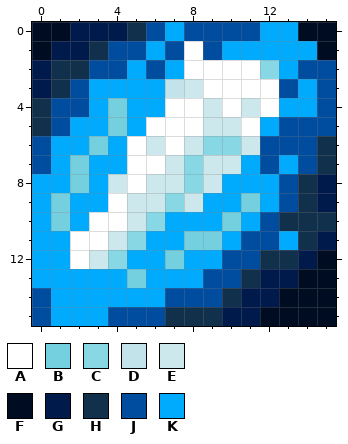
Two versions of one pixel-art sprite, img/spells/icicle.png. Above is the file before it was changed.
The file is 16x16 pixels.
Palette (. is transparent): A #ffffff  B #74cfdf  C #87d7e4  D #c2e3e9  E #cce8ed  F #000c22  G #001a4b  H #11304b  J #004c9f  K #00abfd
Pixels before, first column x 0:
 0 FFGGGHJKJJJJKKFF
 1 FGGHJJKJAJKKKKKF
 2 GHHJJKJKAAAACKJJ
 3 GHJKKKKDEAAAAJKJ
 4 HJJKBKKAAEAEAKKJ
 5 HJKKBKAAAEEAKJJJ
 6 JKKBKAEAECCEJJJH
 7 JKBKKAAECEEKJKJH
 8 KKBKEAEECEKKKJHG
 9 KBKKAEECEKKBKJHG
10 KBKAAECKKKBKJHHH
11 KKAAECKKBBKJJKHG
12 KKAECKKBKKJJHHGF
13 KKKKKBKKKJJHGGFF
14 JKKKKKKJJJHGGFFF
15 JKKKJJJHHHGGFFFF
After the commit:
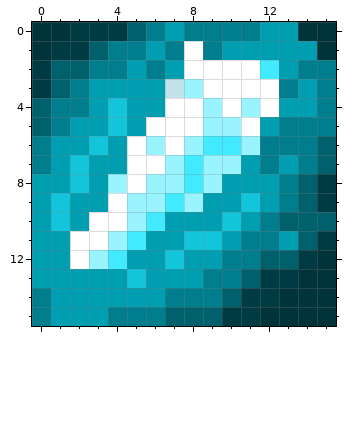
The edit:
colour B: #74cfdf -> #13c5db
colour C: #87d7e4 -> #42eaff
colour E: #cce8ed -> #99f4ff
colour F: #000c22 -> #00333a
colour G: #001a4b -> #003b43
colour H: #11304b -> #00616d
colour J: #004c9f -> #007e8d
colour K: #00abfd -> #009eb1
Changed places in both pictures, as pixel boxes (x1, y1, x2, y2):
changed: (32, 22, 336, 326)
